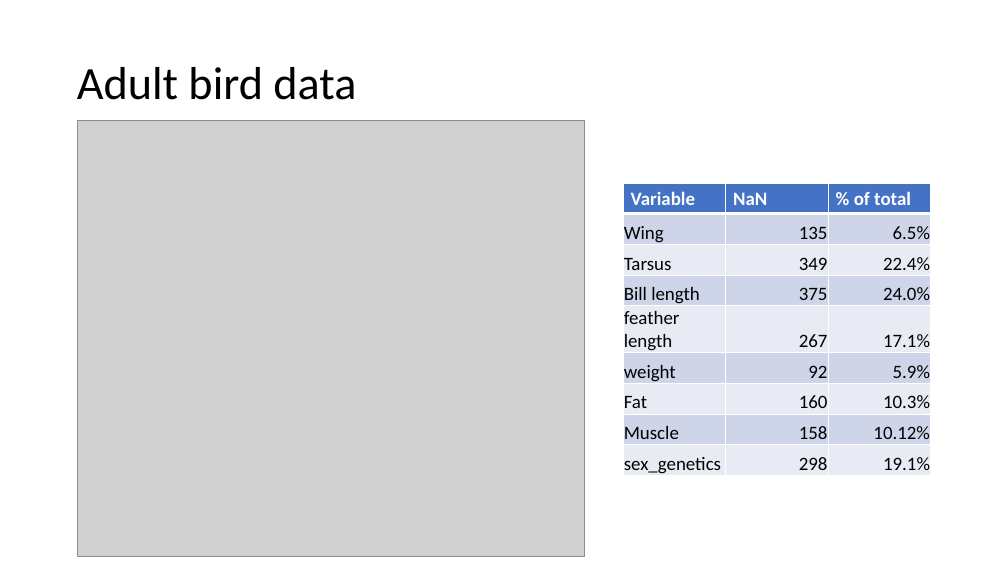
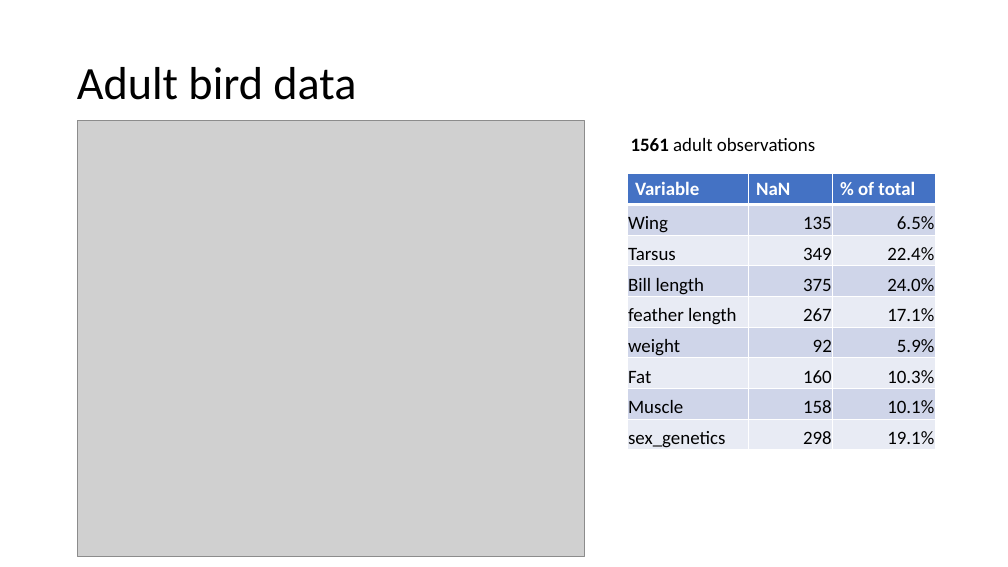
Before and after one commit to AlderCoder/Snow-finches, a slide deck: slide 6 of initial presentation.pptx. Drawn at 1008x567 pixels with LibreOffice and Linux fonts; fonts in the diff are those of the drawing; grey boxes stand for pictures. Boxes give left, top, right and bottom in pixels: in the first picture for what was removed or moved away, otherwise in the second. Text is boxed around its words. In the diff, an @@ line names an element or a change of style, - is before the commit and + after.

```diff
--- a/initial presentation.pptx
+++ b/initial presentation.pptx
@@ text added at [631,138,815,151], 18 pt, text #000000 @@
+1561 adult observations
@@ table at [628,174,935,452] @@
-row 8, column 3: 10.12%
+row 8, column 3: 10.1%
@@ table: place and size @@
-table at [623,183,932,478]
+table at [628,174,935,452]
```
Also in this commit, not shown: 4 other slides changed, 5 slides added, 1 other file.
